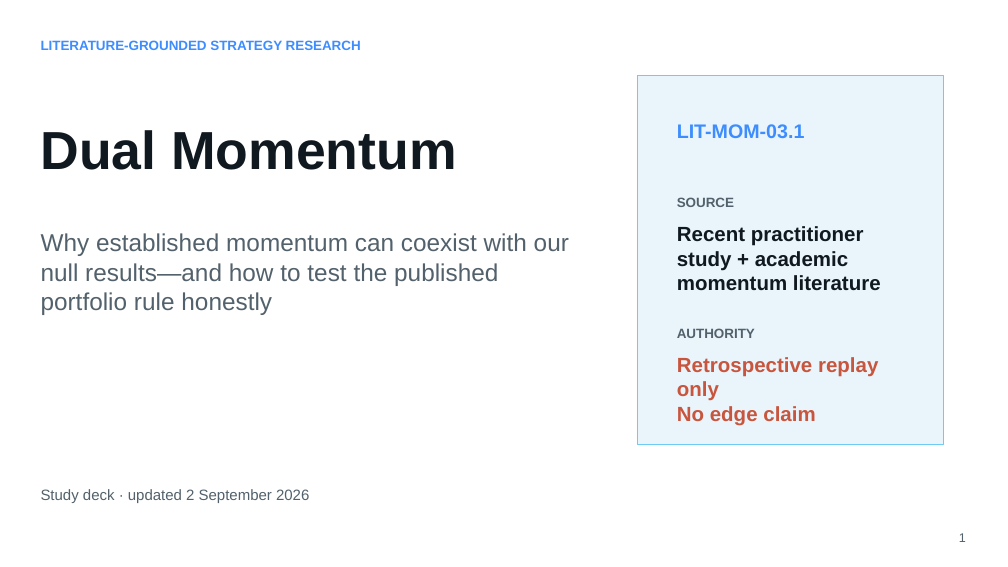
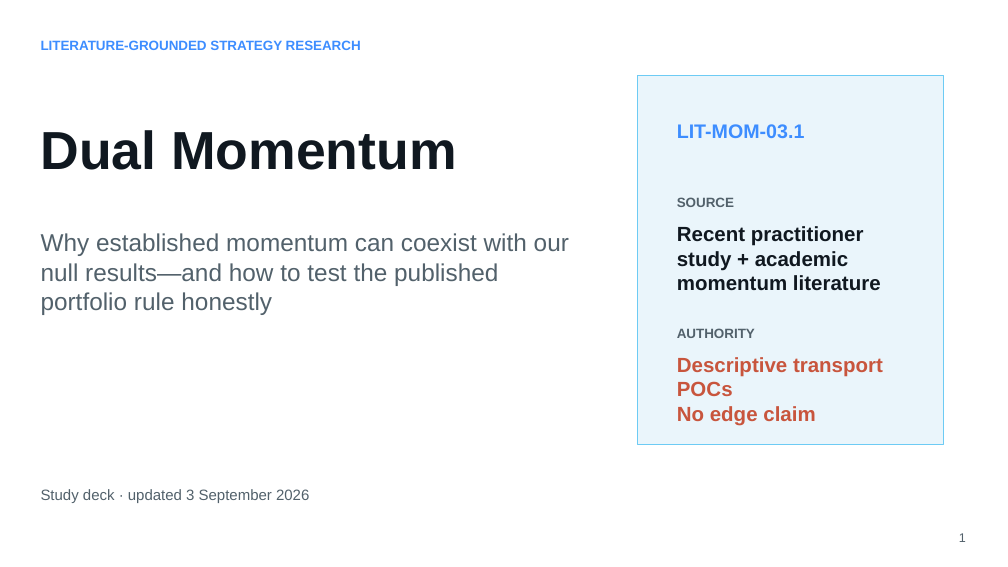
Before and after one commit to Francisc0Franc0/Time-Series-Modeling-Gen5, a slide deck: slide 1 of literature_studies/presentations/gen5_lit_mom_03_1_dual_momentum_study.pptx. Drawn at 1008x567 pixels with LibreOffice and Linux fonts; fonts in the diff are those of the drawing. Boxes give left, top, right and bottom in pixels: in the first picture for what was removed or moved away, otherwise in the second. Text is boxed around its words. In the diff, an @@ line names an element or a change of style, - is before the commit and + after.

```diff
--- a/literature_studies/presentations/gen5_lit_mom_03_1_dual_momentum_study.pptx
+++ b/literature_studies/presentations/gen5_lit_mom_03_1_dual_momentum_study.pptx
@@ text at box(677, 357, 883, 396): text changed @@
-Retrospective replay only
+Descriptive transport POCs
@@ text at box(41, 489, 309, 503): text changed @@
-Study deck · updated 2 September 2026
+Study deck · updated 3 September 2026
```
Also in this commit, not shown: 3 other slides changed, 6 slides added, 9 other files.
